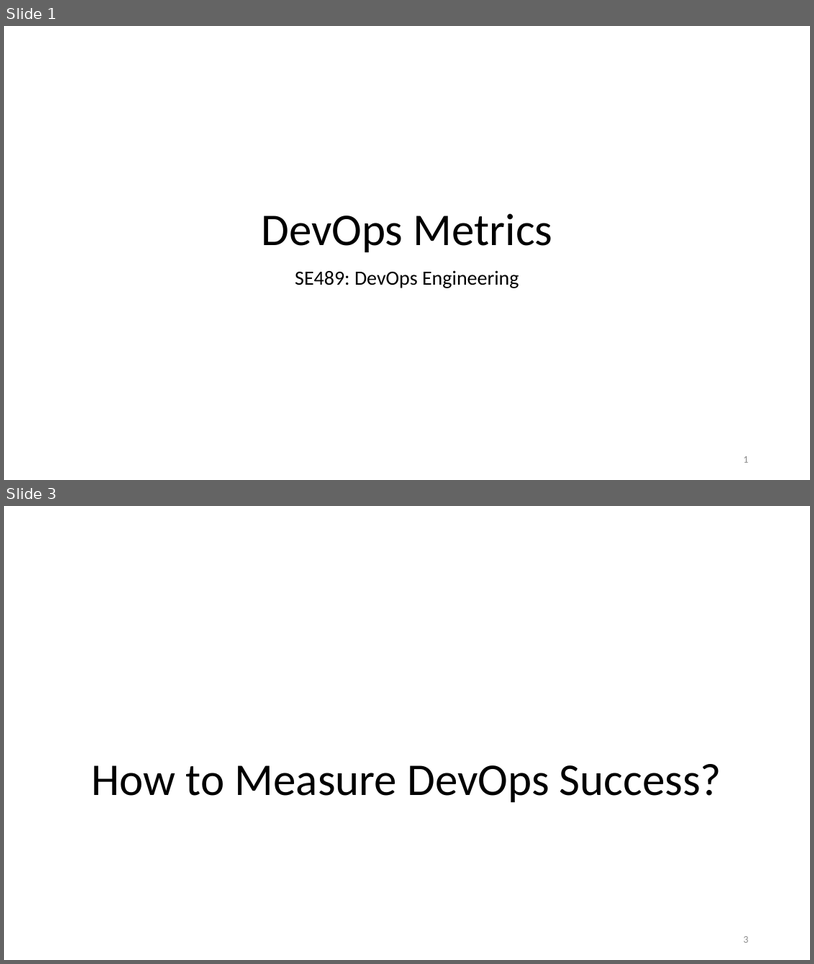
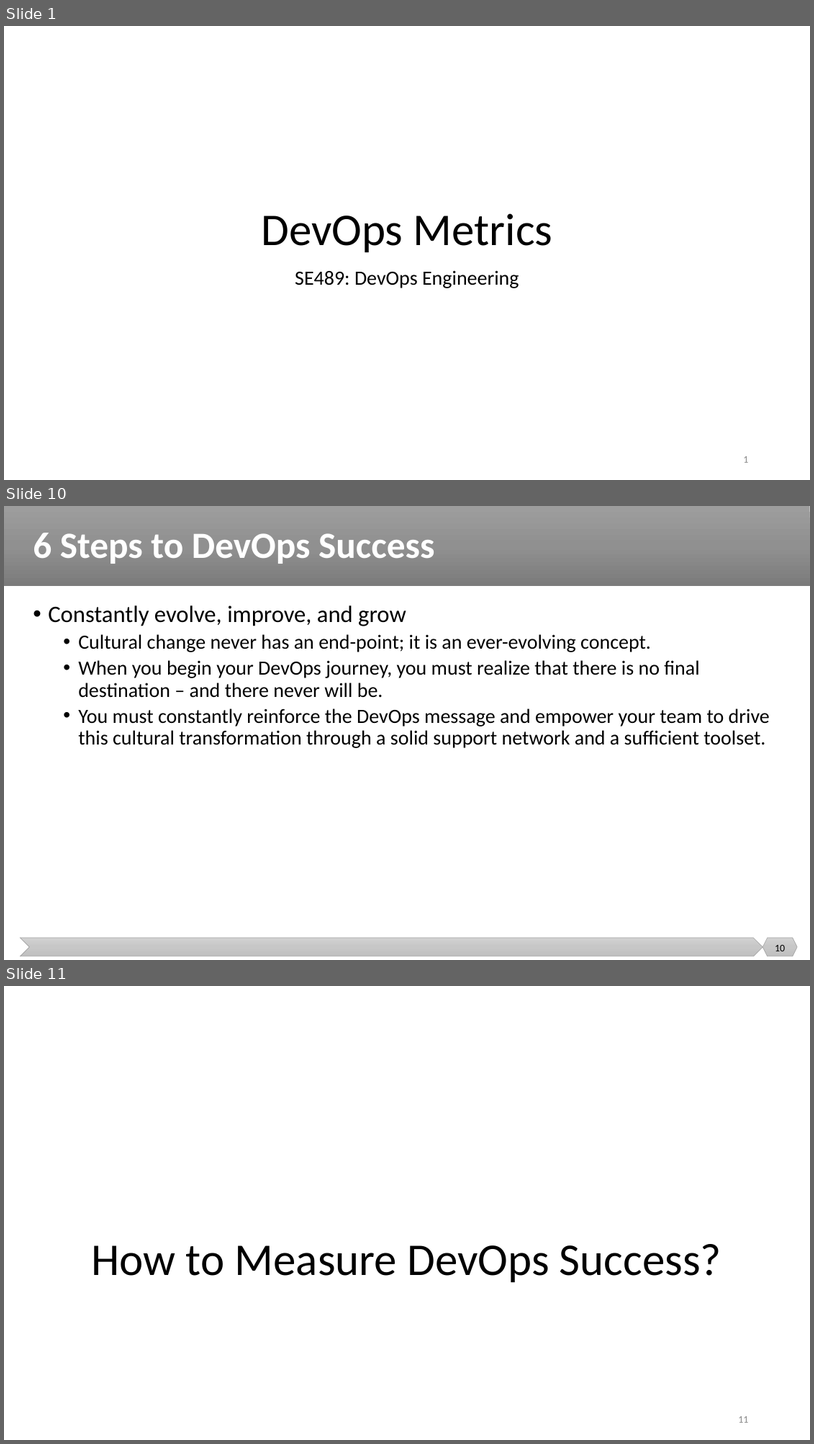
Before and after one commit to malenezi/malenezi, a slide deck: SE489/Lectures/7-Continuous Monitoring/DevOps Metrics.pptx. Shown one above the other, each under a label of ours: slides 1 and 3 before the commit, slides 1, 10 and 11 after it; the slides between them are not shown. The pictures are 814x964 and 814x1444 pixels, drawn with LibreOffice and Linux fonts; fonts in the diff are those of the drawing; background and template pictures are left out. Boxes give left, top, right and bottom in pixels: in the first picture for what was removed or moved away, otherwise in the second. Text is boxed around its words. In the diff, an @@ line names an element or a change of style, - is before the commit and + after.

```diff
--- a/SE489/Lectures/7-Continuous Monitoring/DevOps Metrics.pptx
+++ b/SE489/Lectures/7-Continuous Monitoring/DevOps Metrics.pptx
@@ slide 10 added at [4, 506, 810, 960], background #FFFFFF @@
@@ rectangle added at [4, 506, 810, 586], fill gradient #9D9D9D to #909090 to #7C7C7C @@
@@ title added at [33, 533, 435, 564], 44 pt, text #FFFFFF, bold @@
+6 Steps to DevOps Success
@@ text added at [48, 605, 770, 748], 24 pt, text #000000 @@
+• Constantly evolve, improve, and grow
+  • Cultural change never has an end-point; it is an ever-evolving concept.
+  • When you begin your DevOps journey, you must realize that there is no final destination – and there never will be.
+  • You must constantly reinforce the DevOps message and empower your team to drive this cultural transformation through a solid support network and a sufficient toolset.
@@ chevron added at [21, 937, 763, 956], fill gradient #D2D2D2 to #C8C8C8 to #C0C0C0, outline #A5A5A5 0.5 pt @@
@@ hexagon added at [763, 937, 797, 956], fill gradient #D2D2D2 to #C8C8C8 to #C0C0C0, outline #A5A5A5 0.5 pt @@
@@ page number added at [775, 944, 785, 951], 12 pt, text #000000 @@
+10
@@ what was slide 3 is now slide 11 @@
@@ page number at [738, 1416, 748, 1422]: text changed @@
-3
+11
```
Also in this commit, not shown: 1 slide changed, 7 other slides added.
